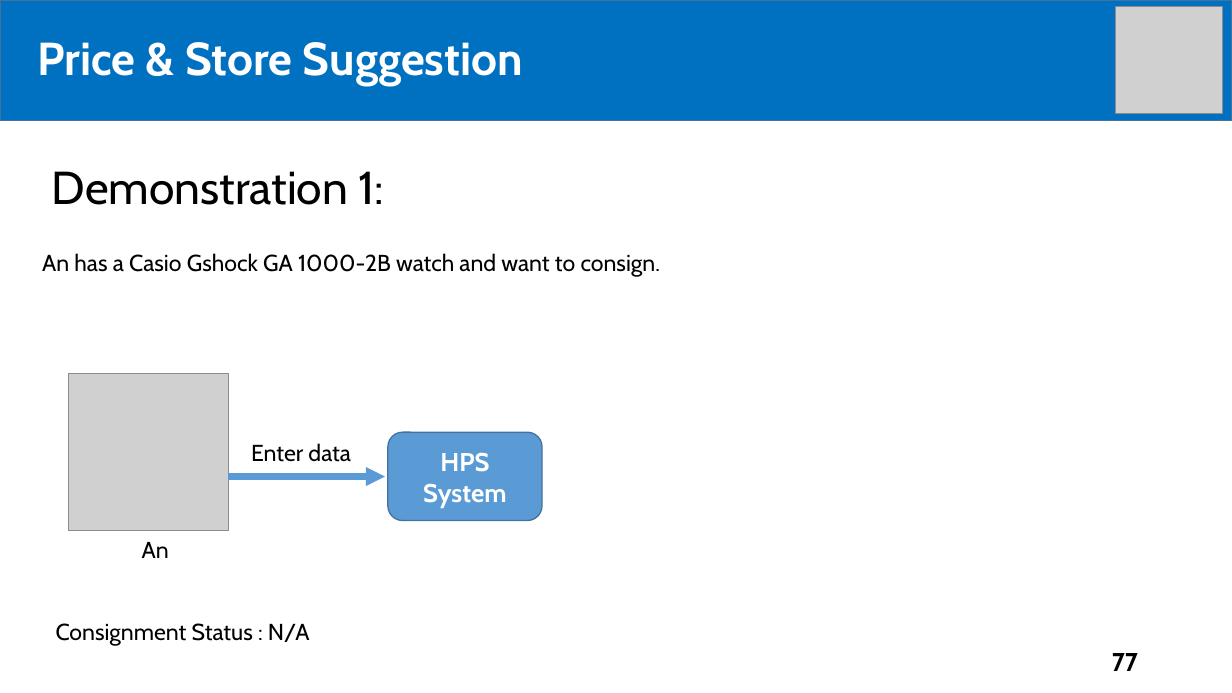
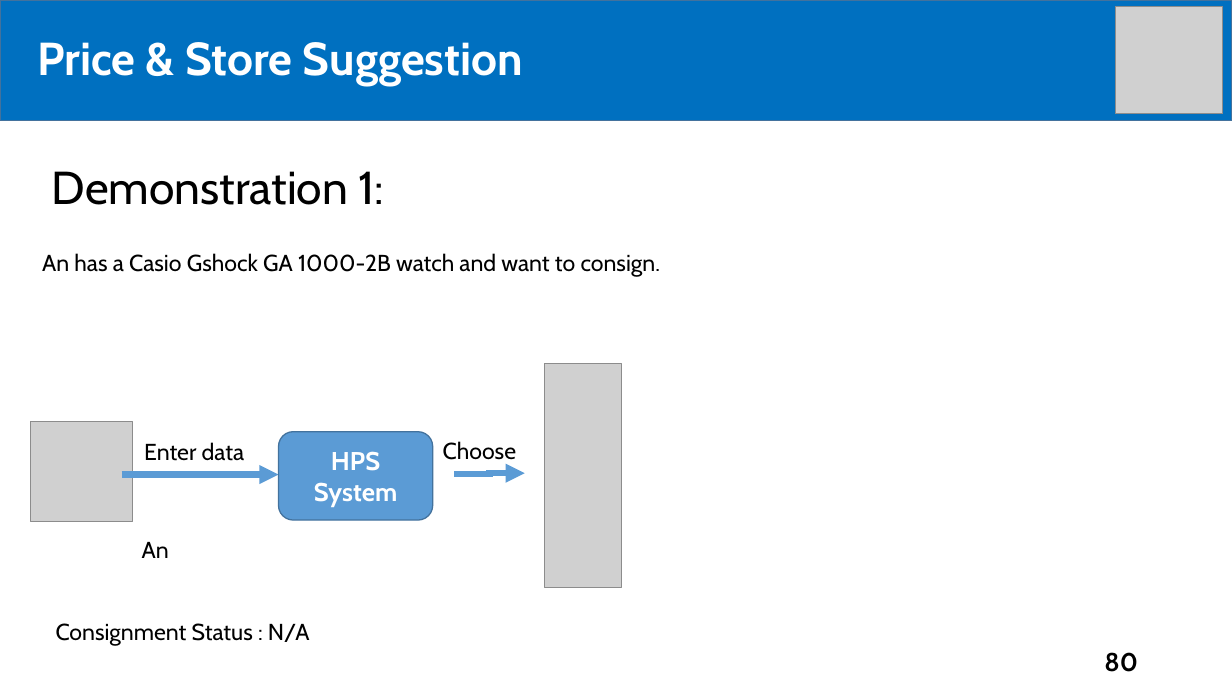
Before and after one commit to tiendan3108/CP, a slide deck: slide 80 of Source/Presentation/PreFinalPresentation.pptx (slide 77 before the commit). Drawn at 1232x693 pixels with LibreOffice and Linux fonts; fonts in the diff are those of the drawing; grey boxes stand for pictures. Boxes give left, top, right and bottom in pixels: in the first picture for what was removed or moved away, otherwise in the second. Text is boxed around its words. In the diff, an @@ line names an element or a change of style, - is before the commit and + after.

```diff
--- a/Source/Presentation/PreFinalPresentation.pptx
+++ b/Source/Presentation/PreFinalPresentation.pptx
@@ picture added at [544,364,621,589] @@
@@ picture: place and size @@
-picture at [68,373,228,531]
+picture at [30,421,132,522]
@@ text "Enter data": place and size @@
-text "Enter data" at [251,443,351,462]
+text "Enter data" at [144,442,245,461]
@@ rounded rectangle "HPS System": place and size @@
-rounded rectangle "HPS System" at [388,433,543,521]
+rounded rectangle "HPS System" at [278,432,433,520]
@@ text added at [443,441,517,465], 18 pt, text #000000 @@
+Choose
@@ elbow arrow moved from (228, 477) - (385, 477) to (122, 474) - (278, 475) @@
@@ elbow arrow added from (455, 474) to (525, 473), #5B9BD5 5 pt @@
@@ page number at [1104,652,1138,672]: text changed @@
-77
+80
```
Also in this commit, not shown: 6 other slides changed, 9 slides added, 1 other file.
